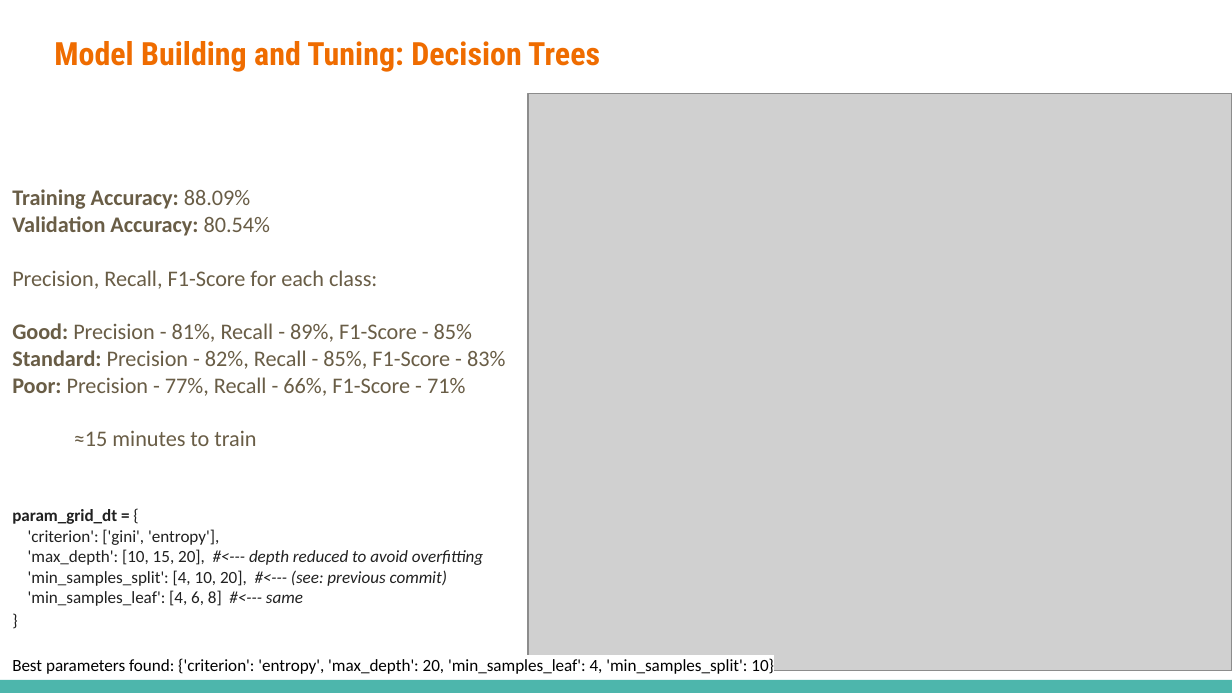
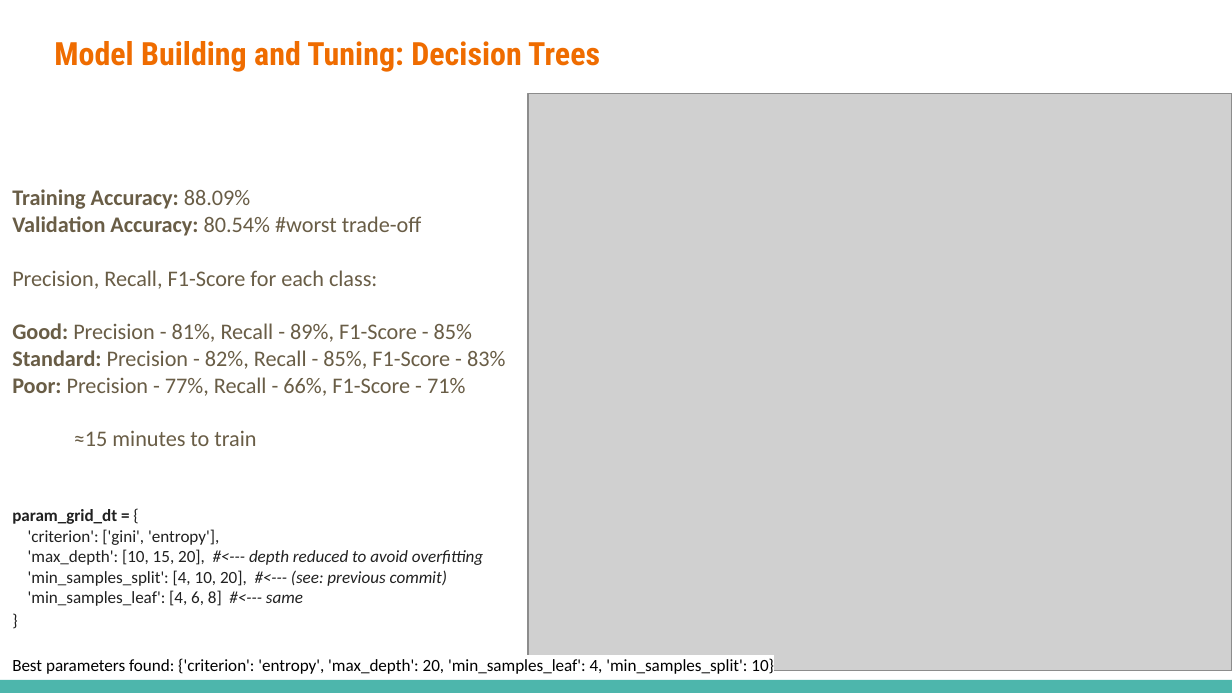
Before and after one commit to astronaut505/Credit-or-crisis, a slide deck: slide 11 of present.pptx (slide 9 before the commit). Drawn at 1232x693 pixels with LibreOffice and Linux fonts; fonts in the diff are those of the drawing; grey boxes stand for pictures. Boxes give left, top, right and bottom in pixels: in the first picture for what was removed or moved away, otherwise in the second. Text is boxed around its words. In the diff, an @@ line names an element or a change of style, - is before the commit and + after.

```diff
--- a/present.pptx
+++ b/present.pptx
@@ text at (12,216,421,236): text changed; bold off @@
-Validation Accuracy: 80.54%
+Validation Accuracy: 80.54% #worst trade-off
```
Also in this commit, not shown: 3 other slides changed, 2 slides added.
